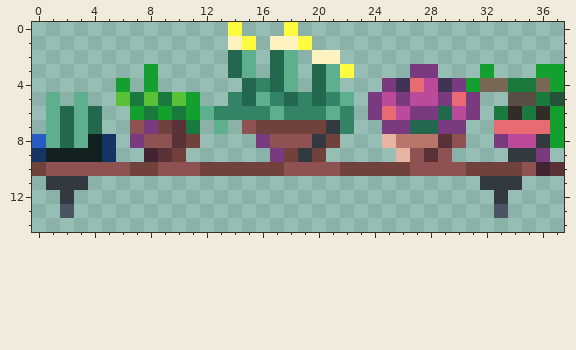
Pixel-art sprite: images/shelf.png. Above, as it was before the edit.
The file is 38x15 pixels.
Once edited:
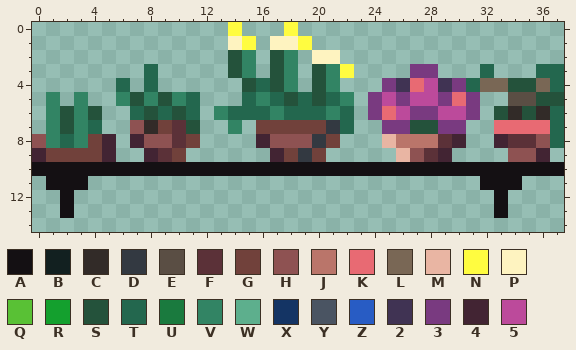
Palette (. is transparent): A #141013  B #122020  C #322b28  D #333941  E #5a4e44  F #5b3138  G #71413b  H #8e5252  J #ba756a  K #e86a73  L #796755  M #e9b5a3  N #fffc40  P #fef3c0  Q #59c135  R #14a02e  S #24523b  T #23674e  U #1a7a3e  V #328464  W #5daf8d  X #143464  Y #4a5462  Z #285cc4  2 #403353  3 #793a80  4 #422433  5 #bc4a9b
Difference:
@@ x 0..37 @@
  1 ..............PN.PPN..................
- 2 ..............TW.TW.PP................
- 3 ........R.....TW.TW.TWN....33...R...RR
- 4 ......R.R......TVTW.TW...32K523RLLUULR
- 5 .W.W..QUQUQR..VTWVTVTVW.353553K3..EEUS
- 6 .WTWT..RURURWVVVVWVVVWV.3K533T53.UCUCR
- 7 .WTWT..H3GFU.W.HGGGGGDV..33TT33..KKKKR
- 8 ZWTWBX.3HHFG....3HHHDG...MJJJFH..355DR
- 9 XBBBBX..4FG......3GDG.....MHFH....DD3.
-10 GHHHHHHGGHHHGGGGGGHHHHGGGGGHHHHGGGGH4F
-11 .DDD............................DDD...
-12 ..D..............................D....
-13 ..Y..............................Y....
+ 2 ..............SV.SV.PP................
+ 3 ........T.....SV.SV.SVN....33...T...TT
+ 4 ......T.T......STSV.SV...32K523TLLSSLT
+ 5 .V.V..VSVSVT...TVTSTSTV.353553K3..EESS
+ 6 .VSVS..TSTST.VTTTVTTTVT.3K533553.SCSCT
+ 7 .VSVT..HCGFS..V.GGGGGDT..33SS33..KKKKT
+ 8 HVTVG4.4HHFG....4HHHDG...MJJJF4..4FFHT
+ 9 4GGGG4..4FG......4GDG.....MHF4....HH4.
+10 AAAAAAAAAAAAAAAAAAAAAAAAAAAAAAAAAAAAAA
+11 .AAA............................AAA...
+12 ..A..............................A....
+13 ..A..............................A....
 14 ......................................
